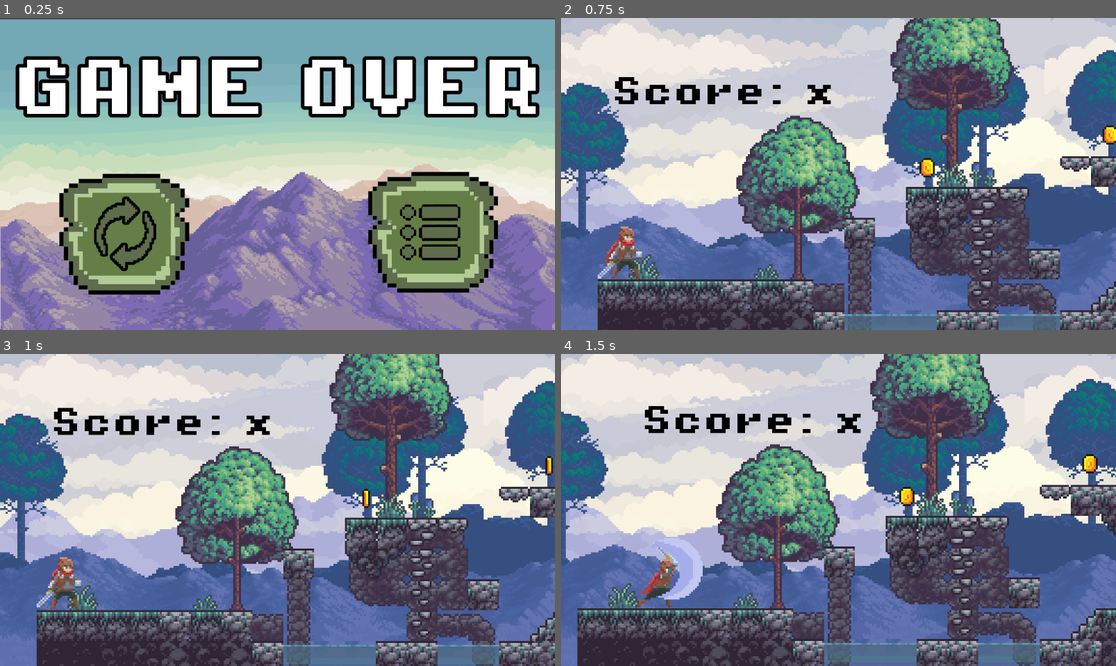
Above: before the commit, frames 1-4 (two rows, left to right).
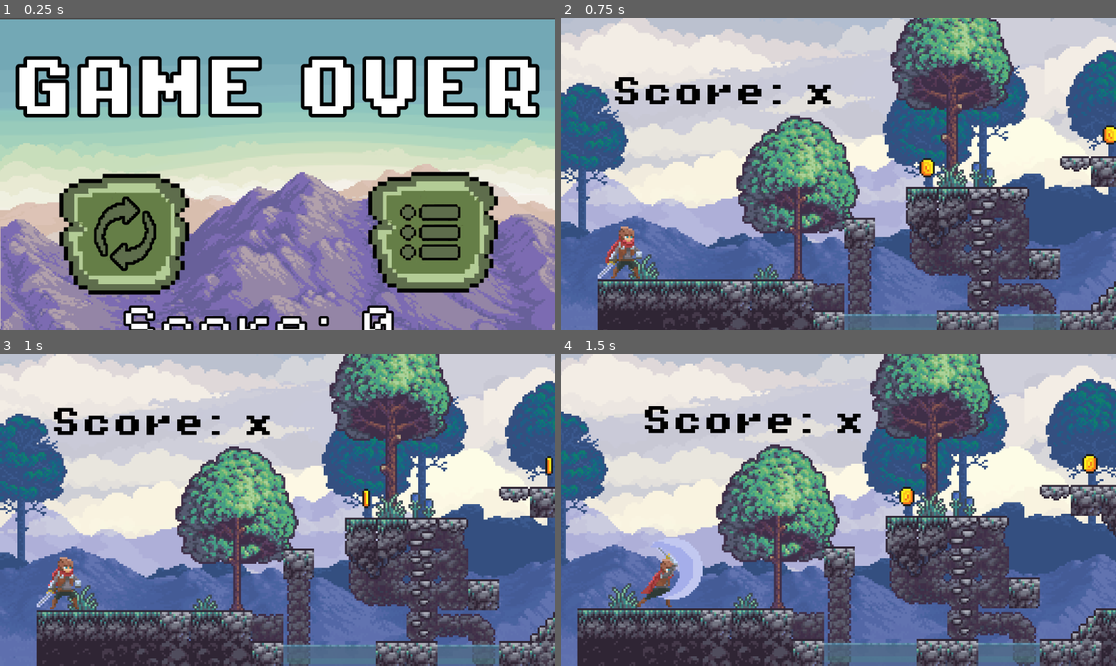
Above: after the commit, the same moments.

Repository: camilabocangel/raybull_final_project
Game: Godot game, scene res://scenes/game_over.tscn
Two runs of this game, one before a commit and one after it. Both use one fixed random seed, a clock stepped at 60 frames per second and the inputs below. This scene is started directly instead of the project's main scene.
Inputs (mouse positions are in pixels of both pictures, inside the frame that each line leads up to):
- Up to frame 1 (0.25 s): no input
- Up to frame 2 (0.75 s): click (683, 233) at 0.5 s
- Up to frame 3 (1 s): no input
- Up to frame 4 (1.5 s): move the mouse to (960, 494) at 1.27 s; hold D (move_right) from 1.28 s (still down); hold 1 (attack1) from 1.28 s (still down)

The runs differ from the first frame. In frame 1, 1.7% of the frame differs, in the area x 22-72%, y 91-100%; in frame 2, nothing differs; in frame 3, nothing differs; in frame 4, nothing differs.
Error before the commit: Invalid operands 'Object' and 'int' in operator '<='. (res://scripts/player.gd:114)

Commit message:
player and score

Diff:
--- a/scenes/game_over.tscn
+++ b/scenes/game_over.tscn
@@ -1,8 +1,9 @@
-[gd_scene load_steps=8 format=3 uid="uid://bsu6vyppuqxep"]
+[gd_scene load_steps=10 format=3 uid="uid://bsu6vyppuqxep"]
 
 [ext_resource type="Script" uid="uid://cdcnkrtrpf7ua" path="res://scripts/game_over.gd" id="1_56v3a"]
 [ext_resource type="Texture2D" uid="uid://bi3l2yjbahdyo" path="res://assets/tiles/Mountain_Falls_Files/Backgrounds DRY/Mountain_Falls_Background_DRY.png" id="2_v3hpu"]
 [ext_resource type="Texture2D" uid="uid://crai4tvfhtkx6" path="res://assets/tiles/Mountain_Falls_Files/Backgrounds DRY/Mountain_Falls_distant_lands_1_DRY.png" id="3_irg28"]
+[ext_resource type="FontFile" uid="uid://cdt5sovnft358" path="res://assets/Font/PixelOperator8.ttf" id="7_irg28"]
 [ext_resource type="Texture2D" uid="uid://0jsm5uar6lcr" path="res://assets/buttons/replay_button.png" id="10_u27yo"]
 [ext_resource type="FontFile" uid="uid://dfnsphvw8qxps" path="res://assets/Font/PixelOperator8-Bold.ttf" id="11_qllq4"]
 [ext_resource type="Texture2D" uid="uid://w3xenwyefi1u" path="res://assets/buttons/menu_button.png" id="12_o57t2"]
@@ -12,6 +13,12 @@
 font_size = 128
 outline_size = 30
 outline_color = Color(0.00489983, 0.00489983, 0.00489983, 1)
+
+[sub_resource type="LabelSettings" id="LabelSettings_2jtsn"]
+font = ExtResource("7_irg28")
+font_size = 90
+outline_size = 20
+outline_color = Color(0, 0, 0, 1)
 
 [node name="GameOver" type="Node2D"]
 script = ExtResource("1_56v3a")
@@ -56,6 +63,14 @@
 pivot_offset = Vector2(319, 319)
 texture_normal = ExtResource("12_o57t2")
 
+[node name="Score" type="Label" parent="."]
+offset_left = 250.0
+offset_top = 601.0
+offset_right = 954.0
+offset_bottom = 729.0
+text = "Score: "
+label_settings = SubResource("LabelSettings_2jtsn")
+
 [connection signal="mouse_entered" from="Replay_Button" to="." method="_on_replay_button_mouse_entered"]
 [connection signal="mouse_exited" from="Replay_Button" to="." method="_on_replay_button_mouse_exited"]
 [connection signal="pressed" from="Replay_Button" to="." method="_on_replay_button_pressed"]
--- a/scripts/GlobalVariables.gd
+++ b/scripts/GlobalVariables.gd
@@ -1,3 +1,4 @@
 extends Node
 
 var player_hp: int = 100
+var score: int = 0
--- a/scripts/game.gd
+++ b/scripts/game.gd
@@ -2,6 +2,7 @@
 
 @onready var player = $Player
 @onready var killer_zone = $Killzone
+@onready var score = $%GameManager.score
 
 func _process(delta: float) -> void:
 	killer_zone.player_fell.connect(_on_player_fell)
@@ -12,4 +13,5 @@
 	GlobalVariables.player_hp = player.hp
 
 func _on_game_over():
+	GlobalVariables.score = score
 	get_tree().change_scene_to_file("res://scenes/game_over.tscn")
--- a/scripts/game_manager.gd
+++ b/scripts/game_manager.gd
@@ -1,6 +1,6 @@
 extends Node
 
-var score = 0
+@export var score = 0
 @onready var score_label: Label = $"../Player/ScoreLabel"
 
 func add_point():
--- a/scripts/game_over.gd
+++ b/scripts/game_over.gd
@@ -2,6 +2,10 @@
 
 @onready var replay_button = $Replay_Button
 @onready var menu_button = $Menu_Button
+@onready var score_label = $Score
+
+func _ready() -> void:
+	score_label.text = "Score: " + str(GlobalVariables.score)
 
 func _on_menu_button_pressed() -> void:
 	get_tree().change_scene_to_file("res://scenes/main_menu.tscn")
@@ -15,6 +19,8 @@
 	menu_button.modulate = Color(1, 1, 1, 1)
 
 func _on_replay_button_pressed() -> void:
+	GlobalVariables.player_hp = 100
+	GlobalVariables.score = 0
 	get_tree().change_scene_to_file("res://scenes/game.tscn")
 
 func _on_replay_button_mouse_entered() -> void:
--- a/scripts/main_menu.gd
+++ b/scripts/main_menu.gd
@@ -3,6 +3,8 @@
 @onready var play_button = $Play_Button
 
 func _on_texture_button_pressed() -> void:
+	GlobalVariables.player_hp = 100
+	GlobalVariables.score = 0
 	get_tree().change_scene_to_file("res://scenes/game.tscn")
 
 func _on_texture_button_mouse_entered() -> void:
--- a/scripts/player.gd
+++ b/scripts/player.gd
@@ -8,7 +8,7 @@
 signal death
 
 var jumps = 2
-@export var hp = GlobalVariables
+@export var hp = GlobalVariables.player_hp
 @onready var animated_sprite: AnimatedSprite2D = $AnimatedSprite2D
 @onready var hitbox: Area2D = $HitBox
 @onready var hurtbox: Area2D = $HurtBox
